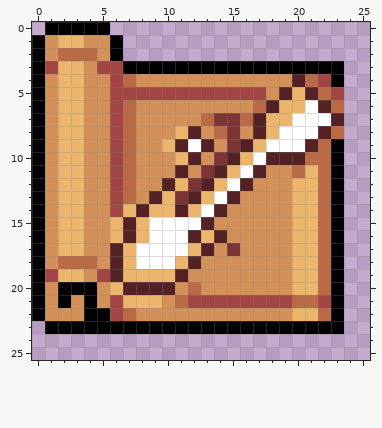
Two versions of one pixel-art sprite, web/public/assets/skill-icons/WZ_FIREPILLAR.png. Above is the file before it was changed.
The file is 26x26 pixels.
After the commit:
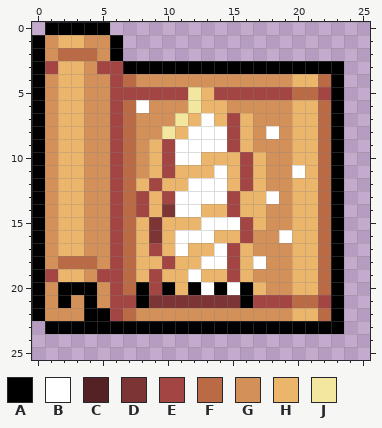
Palette (. is transparent): A #000000  B #ffffff  C #542225  D #7c3434  E #a34643  F #bb6a46  G #d39059  H #ebb56b  J #f3e79f
Changes in this commit:
{"y":4,"x":20,"old":"CFE","new":"HHF"}
{"y":5,"x":12,"old":"EE","new":"JH"}
{"y":5,"x":18,"old":"GCHCFE","new":"EEFFEA"}
{"y":6,"x":8,"old":"G","new":"B"}
{"y":6,"x":12,"old":"GGG","new":"JHH"}
{"y":6,"x":17,"old":"FCH","new":"GGG"}
{"y":6,"x":21,"old":"BCF","new":"HFA"}
{"y":7,"x":11,"old":"GGFDDFCHHBBBC","new":"JHBHEHGGGHHFA"}
{"y":8,"x":10,"old":"G","new":"J"}
{"y":8,"x":12,"old":"CGFDGCHBBBCF","new":"BBBEHGBGHHFA"}
{"y":9,"x":9,"old":"GHC","new":"HEB"}
{"y":9,"x":13,"old":"CGDCHBBBC","new":"BBEHGGGHH"}
{"y":10,"x":9,"old":"GGHCGDCHBCCCF","new":"HEBBHHHEHGGHH"}
{"y":11,"x":9,"old":"GGCGDC","new":"HEHHHB"}
{"y":11,"x":16,"old":"BC","new":"EH"}
{"y":11,"x":20,"old":"F","new":"B"}
{"y":12,"x":8,"old":"GGC","new":"HEH"}
{"y":12,"x":12,"old":"DCHBCG","new":"BBBHEH"}
{"y":13,"x":8,"old":"GCHDCH","new":"EHEBBB"}
{"y":13,"x":15,"old":"CGGG","new":"EHHB"}
{"y":14,"x":7,"old":"HC","new":"FE"}
{"y":14,"x":10,"old":"HCHBCGGG","new":"DBBHHEHH"}
{"y":15,"x":6,"old":"HC","new":"EF"}
{"y":15,"x":9,"old":"BBBBCGGGG","new":"DHHHBBBEH"}
{"y":16,"x":6,"old":"HC","new":"EF"}
{"y":16,"x":9,"old":"BB","new":"DH"}
{"y":16,"x":12,"old":"CHCGG","new":"BBHHE"}
{"y":16,"x":19,"old":"G","new":"B"}
{"y":17,"x":6,"old":"CHBBB","new":"EFHEH"}
{"y":17,"x":13,"old":"CGDG","new":"HBEH"}
{"y":18,"x":6,"old":"CHBBB","new":"EFHHE"}
{"y":18,"x":12,"old":"CGGGGG","new":"HBBEHB"}
{"y":19,"x":6,"old":"CH","new":"EF"}
{"y":19,"x":9,"old":"H","new":"E"}
{"y":19,"x":11,"old":"CGGGGG","new":"HBHHEH"}
{"y":20,"x":6,"old":"HCCCCGFGGGGG","new":"EFAEAHABABAH"}
{"y":21,"x":7,"old":"HHHGFEEEEE","new":"EADDDDDDDA"}
{"label":"changed","picture_box":[110,74,344,308]}
